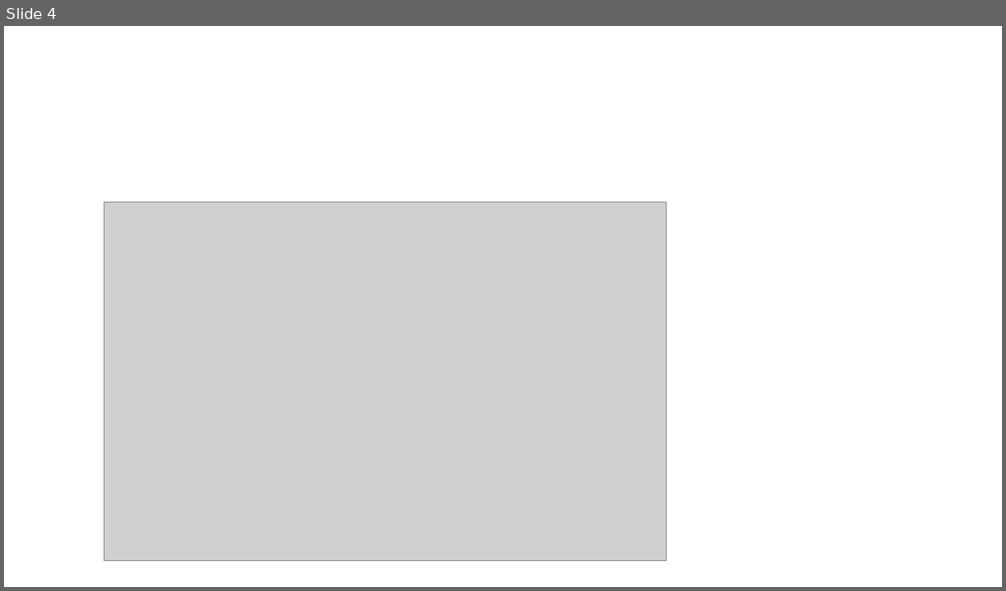
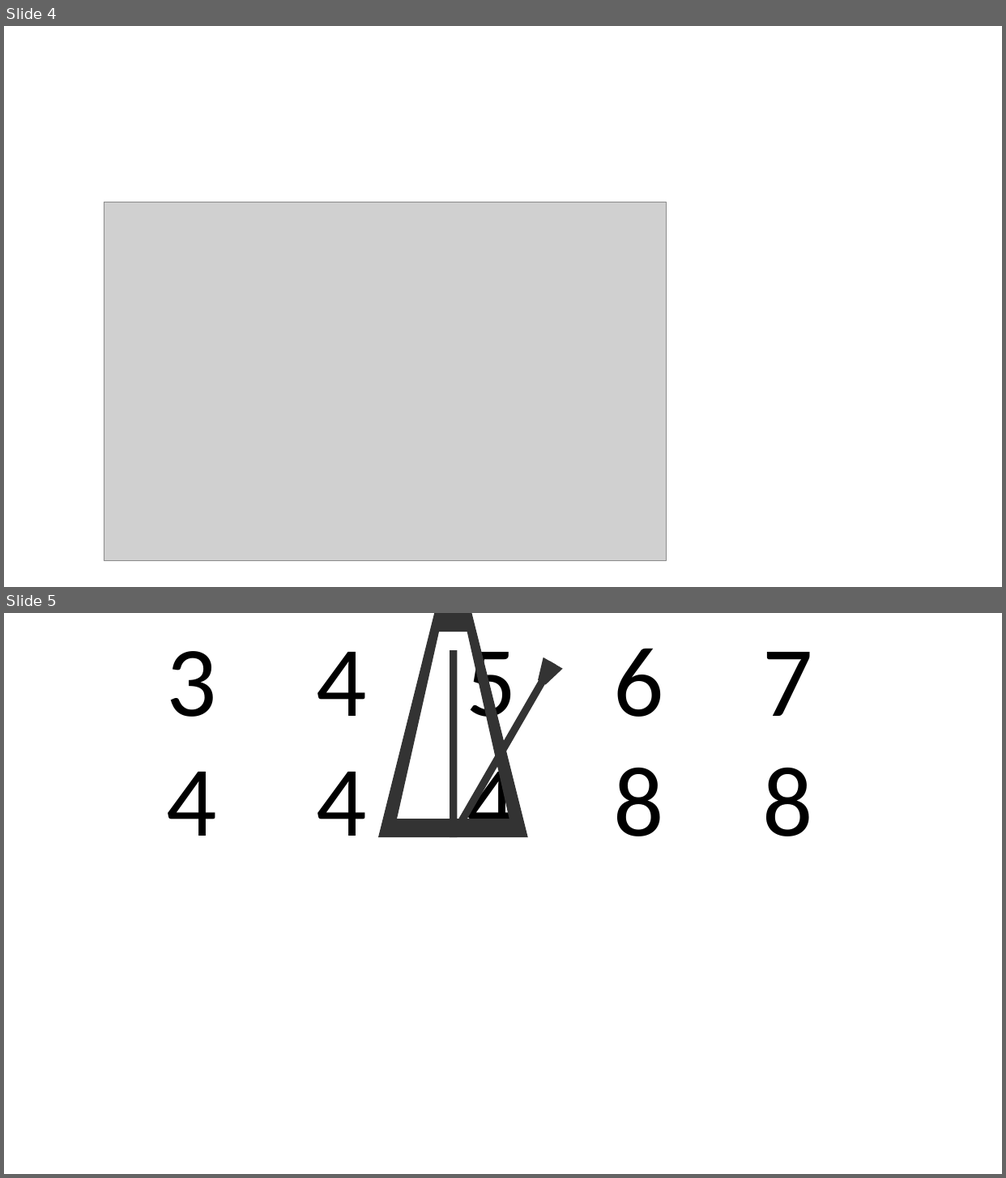
Before and after one commit to brandonsyc/moomath, a slide deck: Presentation1.pptx. Shown one above the other, each under a label of ours: slide 4 before the commit, slides 4 and 5 after it. The pictures are 1006x591 and 1006x1178 pixels, drawn with LibreOffice and Linux fonts; fonts in the diff are those of the drawing; grey boxes stand for pictures. Boxes give left, top, right and bottom in pixels: in the first picture for what was removed or moved away, otherwise in the second. Text is boxed around its words. In the diff, an @@ line names an element or a change of style, - is before the commit and + after.

```diff
--- a/Presentation1.pptx
+++ b/Presentation1.pptx
@@ slide 5 added at [4, 613, 1002, 1174], background #FFFFFF @@
@@ freeform shape added at [378, 613, 528, 837], fill #333333 @@
@@ text added at [466, 633, 516, 858], 96 pt, text #000000 @@
+5
+4
@@ text added at [167, 651, 217, 836], 96 pt, text #000000 @@
+3
+4
@@ text added at [317, 652, 367, 836], 96 pt, text #000000 @@
+4
+4
@@ rectangle added at [450, 650, 457, 837], fill #333333 @@
@@ rectangle added at [456, 661, 556, 827], fill #333333 @@
@@ freeform shape added at [532, 658, 563, 688], fill #333333 @@
@@ text added at [613, 648, 663, 837], 96 pt, text #000000 @@
+6
+8
@@ text added at [763, 652, 813, 837], 96 pt, text #000000 @@
+7
+8
```
Also in this commit, not shown: 2 other files.
